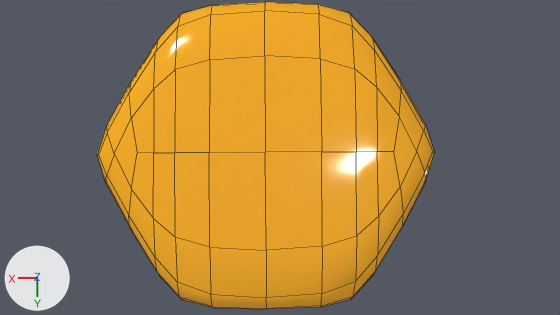
An edit to the Blender file Art/Blender/Gem.blend, drawn before and after from the same camera.
Rendered twice from the file's camera 'Camera'. The lights are fixed; the arrows at lower left show +X, +Y and +Z. Mesh edges are drawn as thin lines.

The older version as bpy lines, for what is in view:
```python
me_cube_001 = bpy.data.meshes.new('Cube.001')
me_cube_001.from_pydata(...)  # 162 vertices, 160 faces; spans x -0.99..0.99, y -0.91..0.91, z 0.03..0.41
me_cube_001.polygons.foreach_set('use_smooth', [True] * 160)
me_cube_001.materials.append(mat_gemcore)
ob_cube = bpy.data.objects.new('Cube', me_cube_001)
ob_cube.location = (0.0, 0.0, 0.0)
```
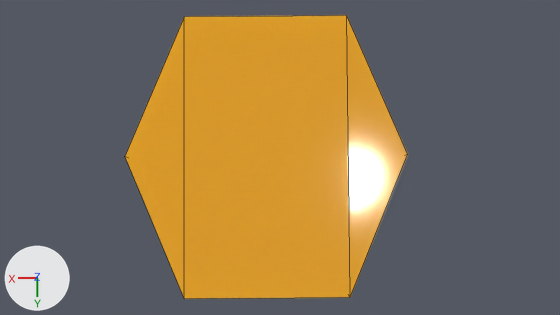
Commit message: Better Gems

Changed parts and their boxes (x1, y1, x2, y2) in the pictures (560 x 315 px):
'Cube', reshaped, moved (16% narrower, 7% shorter): before (97, 2, 435, 309); after (125, 15, 408, 299)
part 1 of me_cube_001, cut back: before (97, 2, 435, 309); after (125, 15, 408, 299)

Edits to the bpy script that builds the scene:
```text
Change me_cube_001:
    used by ob_cube; location = (0.0, 0.0, 0.0)
    remove me_cube_001.from_pydata(...)  # 162 vertices, 160 faces; spans x -0.99..0.99, y -0.91..0.91, z 0.03..0.41
    add me_cube_001.from_pydata(...)  # 12 vertices, 12 faces; spans x -0.85..0.85, y -0.85..0.85, z 1.19..1.32
    me_cube_001 part 1: the whole mesh is rebuilt
    me_cube_001 part 2: the surface is now shaded flat
Change ob_cube:
    ob_cube.location: (0.0, 0.0, 0.0) -> (0.0, 0.0, -1.188)
```
